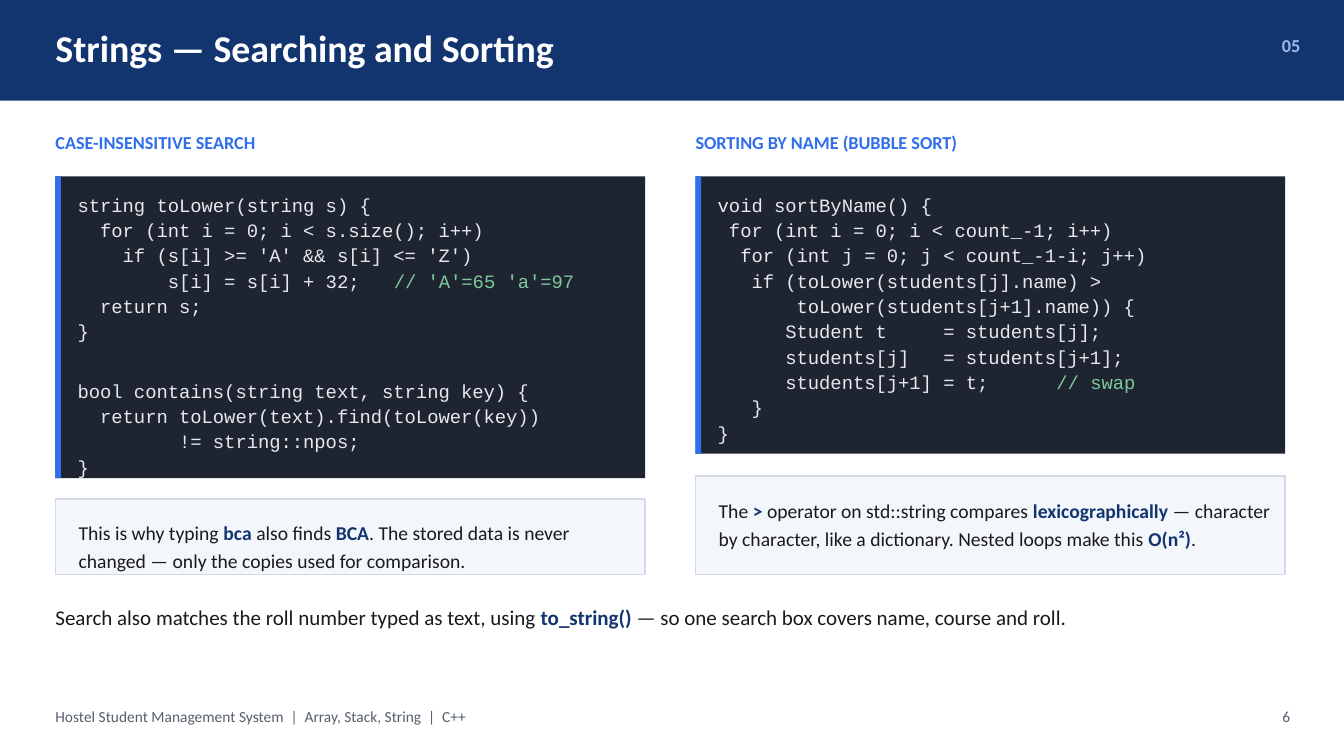
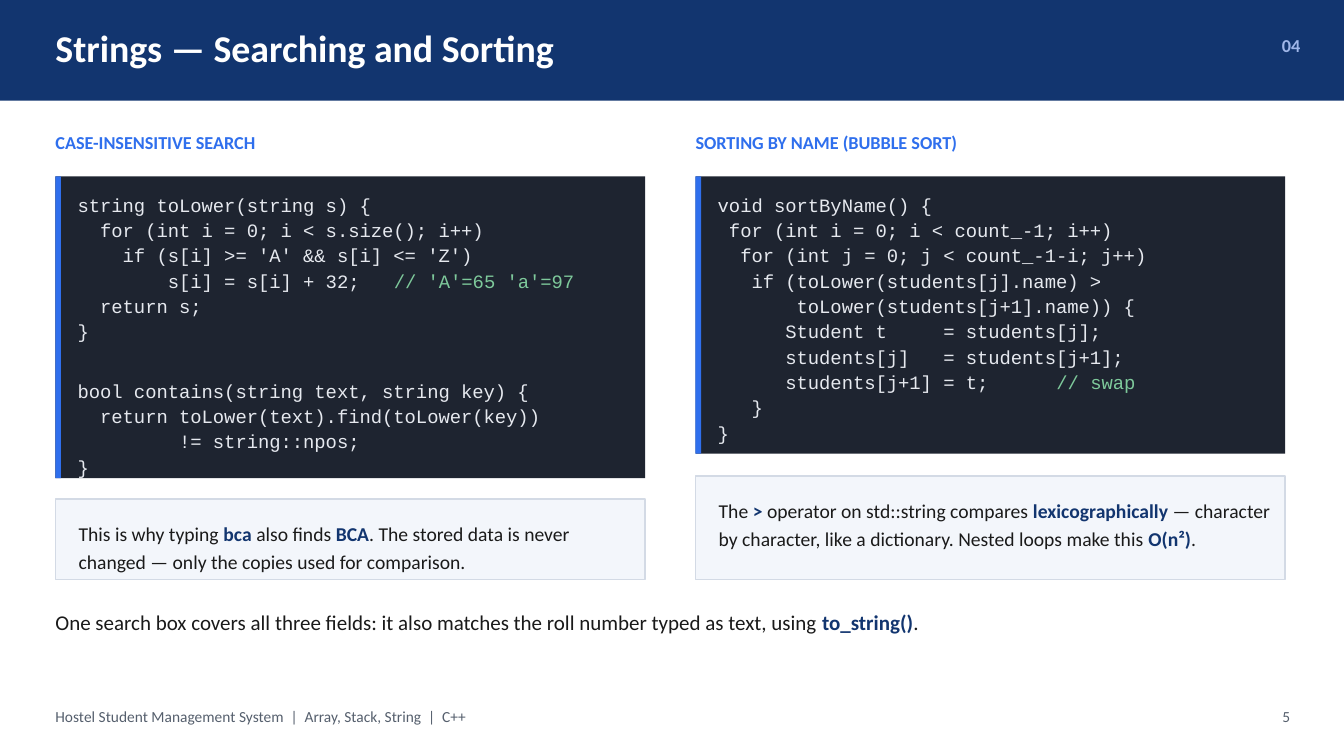
Before and after one commit to botvik155/apfa-data-structures, a slide deck: slide 5 of docs/DS_Project_2_Presentation.pptx (slide 6 before the commit). Drawn at 1344x756 pixels with LibreOffice and Linux fonts; fonts in the diff are those of the drawing. Boxes give left, top, right and bottom in pixels: in the first picture for what was removed or moved away, otherwise in the second. Text is boxed around its words. In the diff, an @@ line names an element or a change of style, - is before the commit and + after.

```diff
--- a/docs/DS_Project_2_Presentation.pptx
+++ b/docs/DS_Project_2_Presentation.pptx
@@ text at [1282,40,1300,52]: text changed @@
-05
+04
@@ rectangle: place and size @@
-rectangle at [696,476,1286,575]
+rectangle at [696,476,1286,580]
@@ rectangle: place and size @@
-rectangle at [55,499,645,575]
+rectangle at [55,499,645,580]
@@ text at [55,614,918,634]: text changed @@
-Search also matches the roll number typed as text, using to_string() — so one search box covers name, course and roll.
+One search box covers all three fields: it also matches the roll number typed as text, using to_string().
@@ text at [1282,712,1290,722]: text changed @@
-6
+5
```
Also in this commit, not shown: 5 other slides changed, 1 slide added, 9 slides removed, 3 other files.
